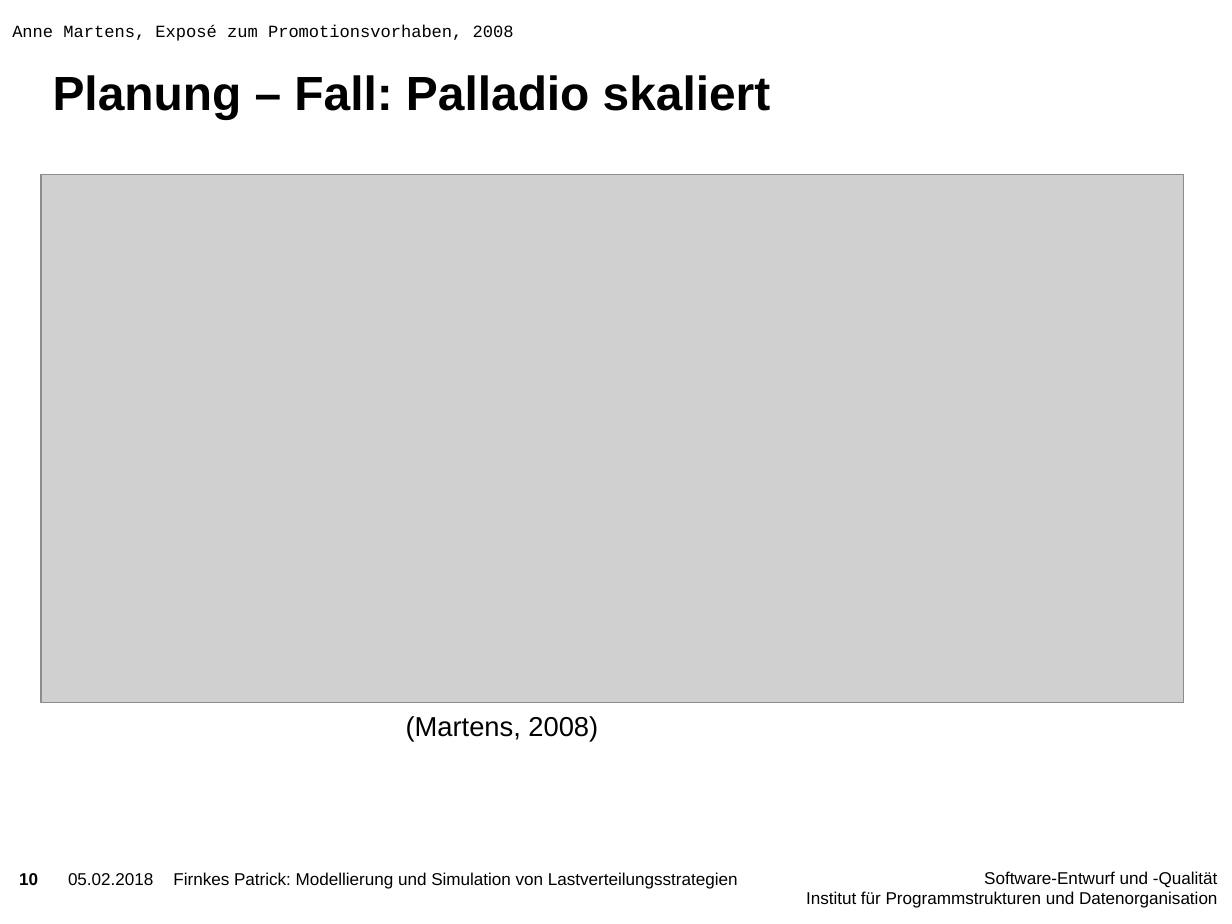
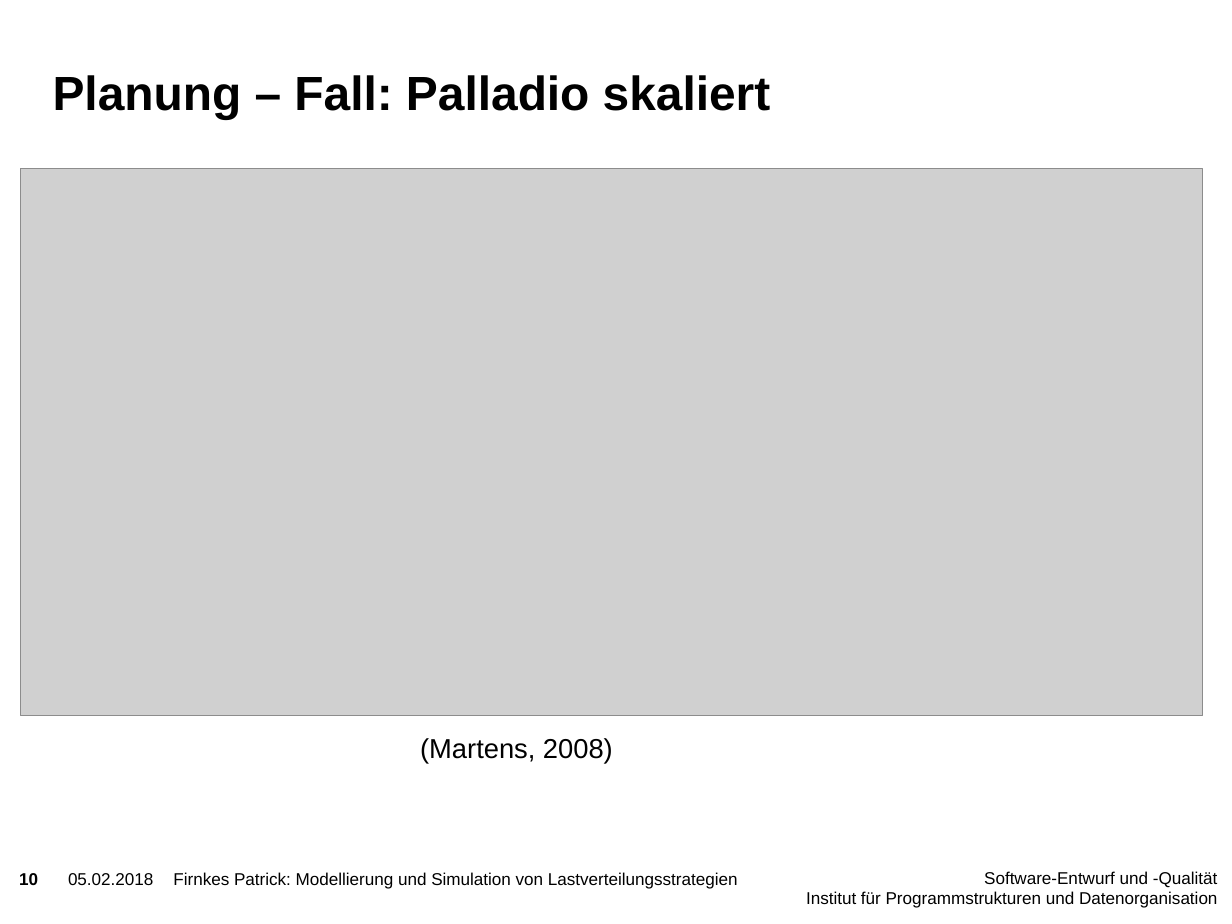
Before and after one commit to PatFirn/wlcg-loadbalancing, a slide deck: slide 10 of presentations/projekt-vorstellung.pptx. Drawn at 1232x924 pixels with LibreOffice and Linux fonts; fonts in the diff are those of the drawing; grey boxes stand for pictures; background and template pictures are left out. Boxes give left, top, right and bottom in pixels: in the first picture for what was removed or moved away, otherwise in the second. Text is boxed around its words. In the diff, an @@ line names an element or a change of style, - is before the commit and + after.

Commit message:
Fix method slide

```diff
--- a/presentations/projekt-vorstellung.pptx
+++ b/presentations/projekt-vorstellung.pptx
@@ text removed at [12, 24, 514, 41] @@
-Anne Martens, Exposé zum Promotionsvorhaben, 2008
@@ picture: place and size @@
-picture at [41, 175, 1183, 703]
+picture at [21, 169, 1204, 716]
@@ text "(Martens, 2008)": place and size @@
-text "(Martens, 2008)" at [406, 716, 598, 741]
+text "(Martens, 2008)" at [420, 738, 613, 764]
```
